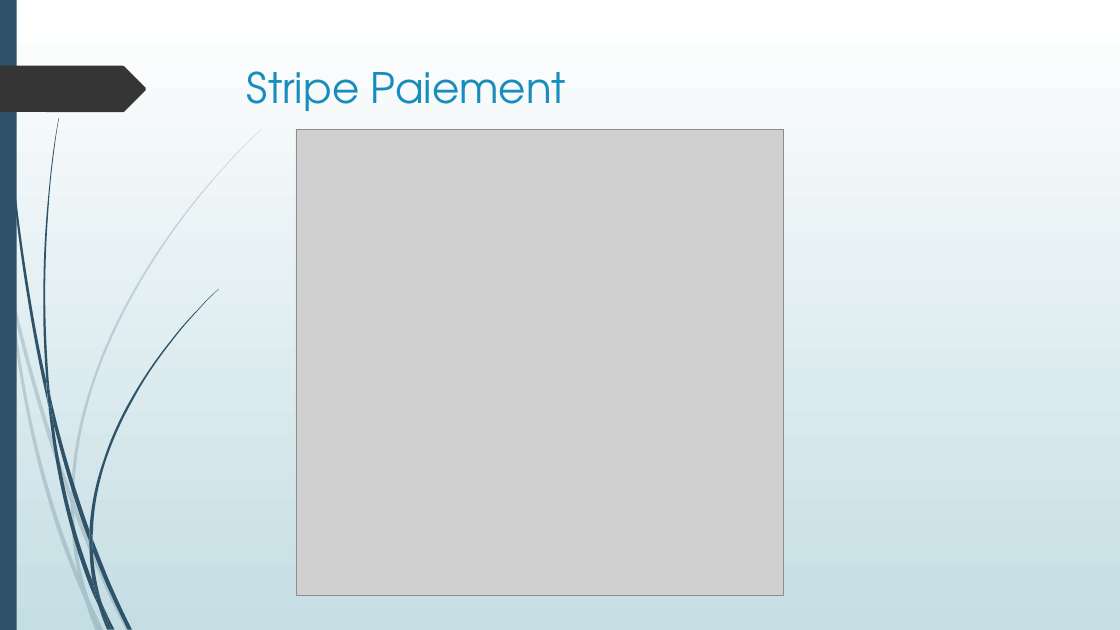
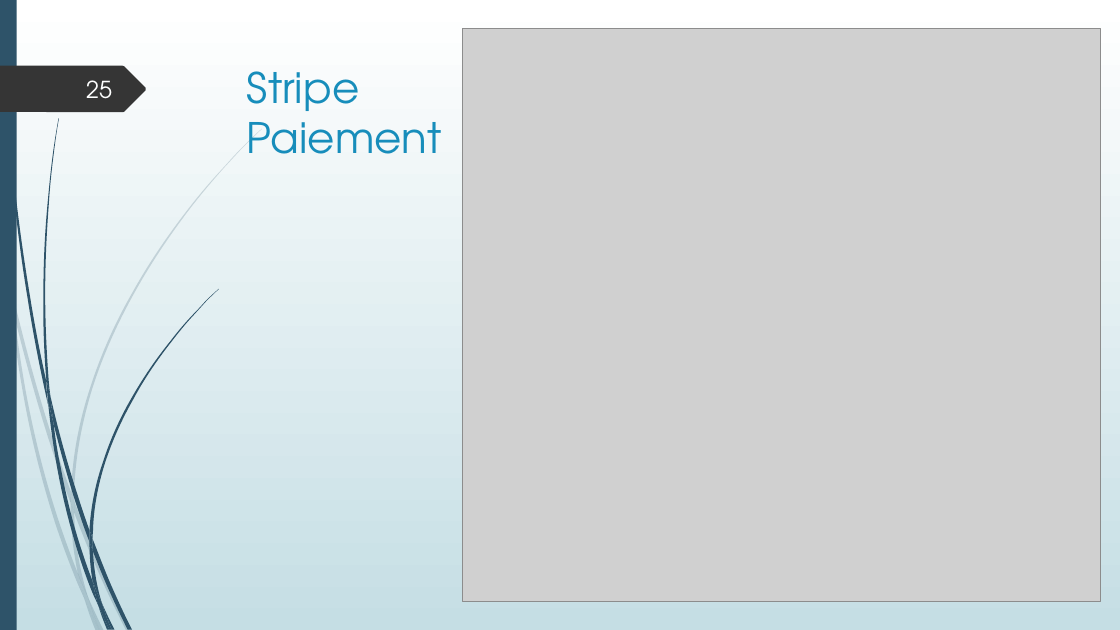
Before and after one commit to LisaF0/projet, a slide deck: slide 25 of aDoc/Projet boutique en ligne.pptx (slide 23 before the commit). Drawn at 1120x630 pixels with LibreOffice and Linux fonts; fonts in the diff are those of the drawing; grey boxes stand for pictures. Boxes give left, top, right and bottom in pixels: in the first picture for what was removed or moved away, otherwise in the second. Text is boxed around its words. In the diff, an @@ line names an element or a change of style, - is before the commit and + after.

```diff
--- a/aDoc/Projet boutique en ligne.pptx
+++ b/aDoc/Projet boutique en ligne.pptx
@@ picture added at (x1=463, y1=29, x2=1101, y2=602) @@
@@ title "Stripe Paiement" rewrapped from (x1=247, y1=71, x2=566, y2=111) to (x1=247, y1=71, x2=442, y2=154) @@
@@ page number added at (x1=86, y1=80, x2=112, y2=99), 20 pt, text #FEFFFF @@
+25
@@ picture removed at (x1=296, y1=129, x2=784, y2=595) @@
```
Also in this commit, not shown: 19 other slides changed, 10 slides added, 8 slides removed, 30 other files.
